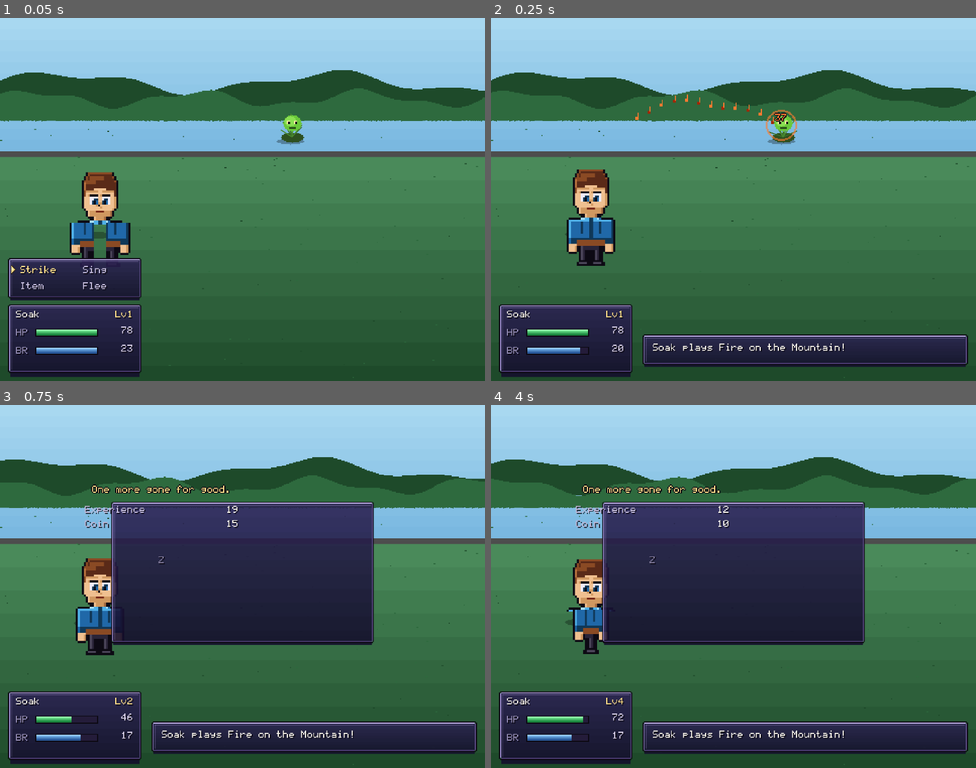
Above: before the commit, frames 1-4 (two rows, left to right).
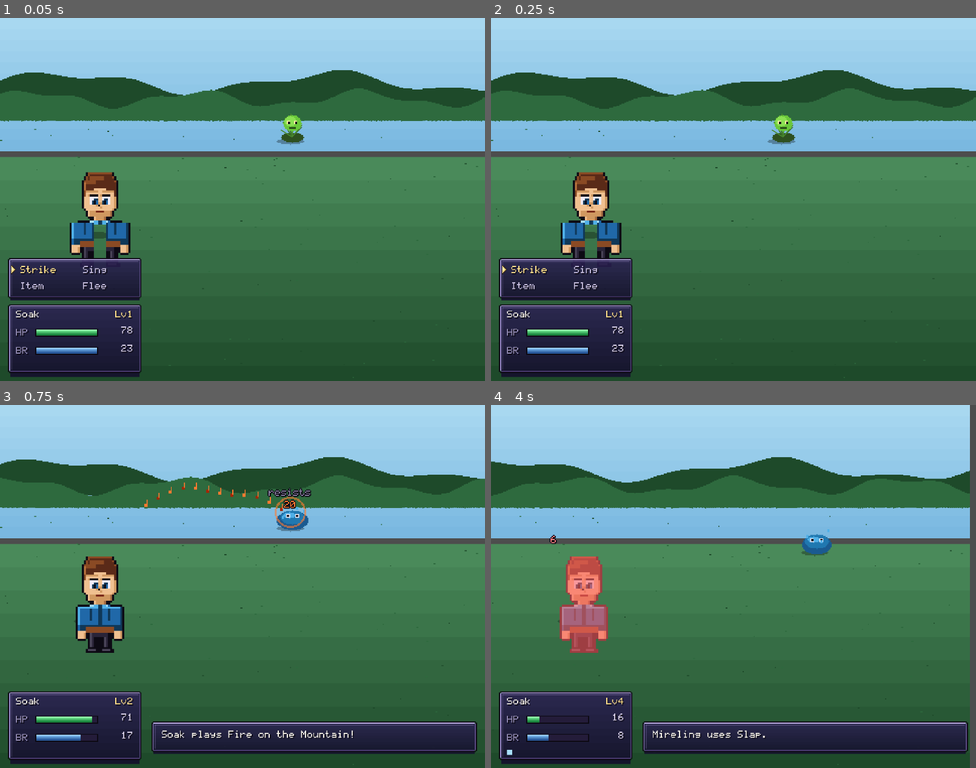
Above: after the commit, the same moments.

Repository: magent-cryptograss/godot-games
Game: Godot game, scene res://tests/TestPlaythrough.tscn
Same seed, same stepped clock (60 frames per second), same inputs: the game is played once before the commit and once after it. This scene is started directly instead of the project's main scene.
Inputs (mouse positions are in pixels of both pictures, inside the frame that each line leads up to):
- Up to frame 1 (0.05 s): no input
- Up to frame 2 (0.25 s): no input
- Up to frame 3 (0.75 s): tap Enter at 0.5 s; move the mouse to (349, 568) at 0.52 s; hold Right (move_right) from 0.53 s (still down); tap Z (ui_ok) at 0.6 s; click (349, 568) at 0.67 s
- Up to frame 4 (4 s): tap Space at 0.77, 1.52, 3.02, 3.77 s; move the mouse to (636, 604) at 1.27 s; release Right (move_right) at 1.28 s; hold Down (move_down) 1.28-2.03 s; tap Z (ui_ok) at 1.35, 2.3, 3.05, 3.8 s; move the mouse to (782, 506) at 2.02 s; hold Right (move_right) 2.03-2.78 s; tap Backspace at 2.1 s; move the mouse to (709, 659) at 2.77 s; hold Up (move_up) 2.78-3.53 s; tap Enter at 2.85 s; click (709, 659) at 2.92 s; move the mouse to (879, 640) at 3.52 s; hold Left (move_left) from 3.53 s (still down); tap Keypad Enter at 3.6 s

Frame 1 is identical in both runs. In frame 2, 11% of the frame differs, in the area x 0-100%, y 14-97%; in frame 3, 25%; in frame 4, 30%, in the area x 0-100%, y 0-100%.

Commit message:
Elemental matchups for creatures, charging for the player, and a real strike
Two systems, deliberately not symmetrical.

WEAKNESS AND RESISTANCE apply to creatures only. A song of the right element
lands half again as hard on the thing it beats and glances off the thing that
beats it. The player has no element to be weak to, so nothing a creature does
gets a bonus for matching -- the player's defence is knowing what to play.
Resistances are not written out by hand: each element resists whatever it is
strong against, which is the exact inverse of the weakness table, so the two
cannot drift apart when somebody edits one of them.

CHARGING applies to the player only. Being hit leaves you charged for a turn:
hit by plant or wind and your fire burns hotter; hit by water and your ice,
electric, plant and wind all come out stronger. The hit still lands in full --
the charge is what you get for having taken it. It lifts healing as well as
damage, so a water song after an electric hit mends more than it otherwise
would, and it is spent by taking your next action whatever that action is.

Both say so on screen. A number quietly changing by a factor of two and a half
between two fights is the sort of thing a player notices without being able to
name, and then stops trusting: a song that lands hard says "weak!", one that
glances says "resists", and a charged song is ringed in the list and announced
when it is played.

tests/TestElements.tscn writes out all sixteen stated rules independently and
compares them against the table, because a dictionary of strings will never fail
on its own no matter how wrong it is. It immediately found one: Discord was the
only creature in the game with no element at all, so nothing could ever land
hard on it or glance off it. An invisible outlier rather than a decision. It is
dark now, which suits a thing made of songs gone wrong.

And the plain strike is doubled, from 1.7 to 3.4. It was worth so much less than
a song that there was never a reason to choose it except to save breath, which
made the command a formality rather than a decision. The soak says this makes
the middle of the game easier -- the woods at level five went from 49 wins in 60
to 60 in 60 -- since a soak player strikes a great deal. Crag at level twenty is
now the hardest point in the game at 44 in 60.

Claude-Session: https://claude.ai/code/session_01LFNEyVminZWMVKgZdg8FGa

Diff:
--- a/songbound/scripts/Battle.gd
+++ b/songbound/scripts/Battle.gd
@@ -30,6 +30,11 @@
 var pops: Array = []
 var shake := 0.0
 var p_status := {}
+
+## Elements the player is charged with, from having been hit. Cleared once they
+## have taken their next action -- being hit twice before acting stacks up the
+## charges rather than replacing them.
+var charged := {}
 var p_flash := 0.0
 var p_shake := 0.0
 var fx := {}
@@ -70,6 +75,7 @@
 	target = 0
 	pending = {}
 	pops.clear()
+	charged.clear()
 	p_status.clear()
 	shake = 0.0
 	p_flash = 0.0
@@ -281,6 +287,7 @@
 # ------------------------------------------------------------ player moves --
 
 func do_strike(e: Dictionary) -> void:
+	charged.clear()
 	var crit := rng.randf() < 0.08
 	var d := Data.phys_damage(p_atk(), e_def(e), rng)
 	if crit:
@@ -302,10 +309,15 @@
 	p.br -= sd.cost
 	var el: Dictionary = Data.element(sd.elem)
 	var aff: int = p.affinity.get(sd.elem, 0)
+	# charged by having been hit: the song comes out stronger this once
+	var boost := Data.CHARGE_MUL if charged.has(sd.elem) else 1.0
+	if boost > 1.0:
+		set_msg("%s plays %s, charged!" % [p.name, sd.name])
 	Audio.play_song(sd.elem, Data.instrument(p.inst), str(sd.get("tune", "")))
 	fx = {"kind": "song", "elem": sd.elem, "t": 0.0, "target": sd.target, "idx": idx}
 	set_msg("%s plays %s!" % [p.name, sd.name])
 
+	charged.clear()
 	var hits: int = sd.get("hits", 1)
 	match sd.kind:
 		"dmg":
@@ -314,16 +326,24 @@
 			for e in targets:
 				if e == null:
 					continue
+				var eff := Data.elem_effect(str(sd.elem), str(e.get("elem", "")))
 				for i in hits:
 					var d := Data.song_damage(p_mus(), sd.pow, e_def(e), aff, rng)
+					d = maxi(1, roundi(float(d) * eff * boost))
 					hurt_enemy(e, d, Color(el.col))
 					total += d
+				# say so, or a number quietly changing by a factor of two and a
+				# half between fights reads as the game being unreliable
+				if eff > 1.0:
+					pop(e.x + 18, e.y - 4, "weak!", UI.COL_GOLD)
+				elif eff < 1.0:
+					pop(e.x + 18, e.y - 4, "resists", Color("#8880a0"))
 				if sd.has("status") and rng.randf() < sd.get("schance", 0.5):
 					apply_status(e, sd.status, false)
 			if sd.has("drain"):
 				heal_player(roundi(total * sd.drain))
 		"heal":
-			heal_player(Data.song_heal(p_mus(), sd.pow, aff))
+			heal_player(roundi(Data.song_heal(p_mus(), sd.pow, aff) * boost))
 			if sd.get("cure", false):
 				p_status = _keep_good(p_status)
 			if sd.has("status"):
@@ -360,6 +380,7 @@
 
 
 func do_item(id: String) -> void:
+	charged.clear()
 	var p := Game.player
 	if p.items.get(id, 0) <= 0:
 		Audio.sfx("error")
@@ -450,6 +471,9 @@
 		pop(e.x + 18, e.y + 8, "+%d" % h, UI.COL_GREEN)
 	if sk.has("status") and rng.randf() < sk.get("chance", 0.4):
 		apply_status(null, sk.status, true)
+	# what you get for having taken it. The damage above landed in full.
+	for elem in Data.charges_from(str(e.get("elem", ""))):
+		charged[elem] = true
 	Audio.sfx("hit")
 	advance(0.76)
 
@@ -880,6 +904,9 @@
 			if is_sel:
 				UI.cursor(self, LIST_X + 6, y - 1, t)
 			UI.rect(self, LIST_X + 16, y + 1, 5, 5, Color(el.col))
+			if charged.has(s.elem):
+				# a ring round the element dot: this one comes out stronger
+				UI.pring(self, LIST_X + 18, y + 3, 5.0 + sin(t * 7.0), UI.COL_GOLD)
 			var afford: bool = p.br >= s.cost
 			var label: String = s.name + (" +%d" % s.upgraded if s.upgraded > 0 else "")
 			PixelFont.draw(self, label, Vector2(LIST_X + 26, y),
--- a/songbound/scripts/Data.gd
+++ b/songbound/scripts/Data.gd
@@ -218,7 +218,7 @@
 		"skills": [{"name": "Drain", "pow": 1.0, "drain": 0.5}, {"name": "Dim", "pow": 0.6, "status": "weak", "chance": 0.4}]},
 	"gravehound":{"name": "Grave Hound", "art": "gravehound", "elem": "dark", "hp": 52, "atk": 14, "def": 8, "spd": 13, "xp": 30, "gold": 26,
 		"skills": [{"name": "Maul", "pow": 1.2}, {"name": "Howl", "pow": 0.5, "status": "weak", "chance": 0.5}]},
-	"discord":   {"name": "Discord", "art": "discord", "elem": "", "hp": 58, "atk": 13, "def": 10, "spd": 10, "xp": 34, "gold": 30,
+	"discord":   {"name": "Discord", "art": "discord", "elem": "dark", "hp": 58, "atk": 13, "def": 10, "spd": 10, "xp": 34, "gold": 30,
 		"skills": [{"name": "Wrong Note", "pow": 1.2}, {"name": "Screech", "pow": 1.0, "status": "stun", "chance": 0.25}]},
 	"bogwitch":  {"name": "Bog Witch", "art": "bogwitch", "elem": "plant", "hp": 62, "atk": 12, "def": 9, "spd": 9, "xp": 38, "gold": 40,
 		"skills": [{"name": "Hex", "pow": 1.1, "status": "poison", "chance": 0.4}, {"name": "Green Mend", "pow": 0.0, "heal": 0.4}]},
@@ -270,6 +270,67 @@
 	"thicket": {"tier": 6.4, "music": "field_wood", "bg": "wood", "rate": 0.064, "mobs": ["bogwitch", "gravehound", "discord", "thunderram", "sentinel"]},
 }
 
+# ------------------------------------------------------- elemental matchups --
+
+## What each element is weak to. Creatures only: a song of one of these lands
+## hard on a creature of that element.
+const WEAK := {
+	"fire":     ["water", "earth"],
+	"water":    ["ice", "electric"],
+	"earth":    ["water"],
+	"ice":      ["fire", "electric"],
+	"electric": ["earth", "wind"],
+	"plant":    ["fire", "dark"],
+	"wind":     ["earth"],
+	"dark":     ["fire", "electric"],
+}
+
+## How much a song is worth against a creature it beats, and against one that
+## beats it.
+const WEAK_MUL := 1.55
+const RESIST_MUL := 0.6
+
+## Every element resists whatever it is strong against, which is the inverse of
+## the table above. Derived rather than written out, so the two cannot drift
+## apart the next time somebody edits one of them.
+static func resists(elem: String, against: String) -> bool:
+	return WEAK.get(against, []).has(elem)
+
+
+## What a song of `attack` is worth against a creature of `target`.
+func elem_effect(attack: String, target: String) -> float:
+	if WEAK.get(target, []).has(attack):
+		return WEAK_MUL
+	if resists(target, attack):
+		return RESIST_MUL
+	return 1.0
+
+
+## Being hit by an element leaves the player charged with others for a turn.
+## Keyed by the element that gets the boost: fire is charged by plant or wind.
+const CHARGED_BY := {
+	"fire":     ["plant", "wind"],
+	"water":    ["electric", "ice"],
+	"earth":    ["plant"],
+	"ice":      ["water"],
+	"electric": ["water"],
+	"plant":    ["water", "earth"],
+	"wind":     ["water", "plant"],
+	"dark":     ["dark"],
+}
+
+## What a charged song is worth. It lifts healing as well as damage.
+const CHARGE_MUL := 1.5
+
+## Which elements a hit of this element leaves charged.
+func charges_from(hit_by: String) -> Array:
+	var out: Array = []
+	for elem in CHARGED_BY:
+		if CHARGED_BY[elem].has(hit_by):
+			out.append(elem)
+	return out
+
+
 # --------------------------------------------------------- the damage model --
 ## Defence gives diminishing returns rather than flat subtraction. With flat
 ## subtraction the same monster is lethal at level 3 and harmless at level 15,
@@ -281,8 +342,11 @@
 	var variance := 0.9 + (rng.randf() if rng else randf()) * 0.2
 	return maxi(1, roundi(power * (1.0 - def_val / (def_val + DEF_K)) * variance))
 
+## Striking. Doubled from 1.7: a plain hit was worth so much less than a song
+## that there was never a reason to choose it except to save breath, which made
+## the command a formality rather than a decision.
 func phys_damage(atk: float, def_val: float, rng: RandomNumberGenerator = null) -> int:
-	return mitigate(atk * 1.7, def_val, rng)
+	return mitigate(atk * 3.4, def_val, rng)
 
 ## Enemies hit for much less per swing than the player does, because there are
 ## usually two or three of them and they all swing every round. The first pass
--- /dev/null
+++ b/songbound/tests/TestElements.tscn
@@ -0,0 +1,6 @@
+[gd_scene load_steps=2 format=3 uid="uid://ctestelem00001"]
+
+[ext_resource type="Script" path="res://tests/test_elements.gd" id="1_telem"]
+
+[node name="TestElements" type="Node"]
+script = ExtResource("1_telem")
--- /dev/null
+++ b/songbound/tests/test_elements.gd
@@ -0,0 +1,124 @@
+extends Node
+## The elemental matchups, checked pair by pair against what was asked for.
+##
+## A rules table is exactly the kind of thing that looks right in the source and
+## is wrong in play, because nothing about a dictionary of strings will ever
+## fail on its own. Every line below is one of the stated rules written out
+## again independently, so a typo in the table shows up as a disagreement rather
+## than as a fight that feels slightly off.
+
+var failures := 0
+
+
+func _expect(cond: bool, what: String) -> void:
+	if cond:
+		print("  ok   %s" % what)
+	else:
+		print("  FAIL %s" % what)
+		failures += 1
+
+
+func _ready() -> void:
+	print("")
+	print("== elemental matchups ==")
+
+	# ---- weakness, as specified ------------------------------------------
+	var asked := {
+		"fire": ["water", "earth"],
+		"water": ["ice", "electric"],
+		"earth": ["water"],
+		"ice": ["fire", "electric"],
+		"electric": ["earth", "wind"],
+		"plant": ["fire", "dark"],
+		"wind": ["earth"],
+		"dark": ["fire", "electric"],
+	}
+	var wrong: Array = []
+	for elem in asked:
+		var got: Array = Data.WEAK.get(elem, [])
+		var want: Array = asked[elem]
+		if got.size() != want.size():
+			wrong.append("%s: %s not %s" % [elem, str(got), str(want)])
+			continue
+		for w in want:
+			if not got.has(w):
+				wrong.append("%s is not weak to %s" % [elem, w])
+	_expect(wrong.is_empty(), "every weakness is as asked (%s)" % str(wrong))
+	_expect(Data.WEAK.size() == 8, "all eight elements have a weakness row (%d)" % Data.WEAK.size())
+
+	# ---- resistance is the exact inverse ----------------------------------
+	var bad: Array = []
+	for a in Data.ELEMENTS:
+		for b in Data.ELEMENTS:
+			var strong_against: bool = Data.WEAK.get(b.id, []).has(a.id)
+			if Data.resists(a.id, b.id) != strong_against:
+				bad.append("%s vs %s" % [a.id, b.id])
+	_expect(bad.is_empty(), "everything resists what it beats, and only that (%s)" % str(bad))
+
+	# nothing should beat itself or resist itself
+	var selfish: Array = []
+	for e in Data.ELEMENTS:
+		if Data.WEAK.get(e.id, []).has(e.id) or Data.resists(e.id, e.id):
+			selfish.append(str(e.id))
+	_expect(selfish.is_empty(), "no element beats or resists itself (%s)" % str(selfish))
+
+	# ---- and the multiplier follows the table -----------------------------
+	_expect(Data.elem_effect("water", "fire") > 1.0, "water lands hard on fire")
+	_expect(Data.elem_effect("fire", "water") < 1.0, "fire glances off water")
+	_expect(is_equal_approx(Data.elem_effect("fire", "wind"), 1.0),
+		"an unrelated pair is neither (%0.2f)" % Data.elem_effect("fire", "wind"))
+	_expect(Data.elem_effect("fire", "plant") > 1.0 and Data.elem_effect("dark", "plant") > 1.0,
+		"plant is beaten by both of the two that beat it")
+
+	# ---- charging, as specified -------------------------------------------
+	var charge_asked := {
+		"fire": ["plant", "wind"],
+		"water": ["electric", "ice"],
+		"earth": ["plant"],
+		"ice": ["water"],
+		"electric": ["water"],
+		"plant": ["water", "earth"],
+		"wind": ["water", "plant"],
+		"dark": ["dark"],
+	}
+	var cwrong: Array = []
+	for elem in charge_asked:
+		var got: Array = Data.CHARGED_BY.get(elem, [])
+		var want: Array = charge_asked[elem]
+		if got.size() != want.size():
+			cwrong.append("%s: %s not %s" % [elem, str(got), str(want)])
+			continue
+		for w in want:
+			if not got.has(w):
+				cwrong.append("%s is not charged by %s" % [elem, w])
+	_expect(cwrong.is_empty(), "every charge is as asked (%s)" % str(cwrong))
+
+	# read the other way round: a hit of water should charge four things
+	var from_water := Data.charges_from("water")
+	from_water.sort()
+	_expect(str(from_water) == '["electric", "ice", "plant", "wind"]',
+		"a water hit charges ice, electric, plant and wind (%s)" % str(from_water))
+	var from_dark := Data.charges_from("dark")
+	_expect(str(from_dark) == '["dark"]', "a dark hit charges only dark (%s)" % str(from_dark))
+	_expect(Data.charges_from("fire").is_empty(),
+		"a fire hit charges nothing (%s)" % str(Data.charges_from("fire")))
+
+	# charging is deliberately not the same shape as weakness -- water charges
+	# ice and electric even though it is not weak to either
+	_expect(Data.CHARGED_BY["water"].has("ice") and not Data.WEAK["ice"].has("water"),
+		"a charge can come from an element you are not weak to")
+
+	# ---- every creature has an element the tables know about ---------------
+	var unknown: Array = []
+	for id in Data.BESTIARY:
+		var elem := str(Data.BESTIARY[id].get("elem", ""))
+		if not Data.WEAK.has(elem):
+			unknown.append("%s (%s)" % [id, elem])
+	_expect(unknown.is_empty(), "every creature has a known element (%s)" % str(unknown))
+
+	print("")
+	if failures > 0:
+		print("FAILURES: %d" % failures)
+	else:
+		print("ELEMENTS PASSED")
+	get_tree().quit(1 if failures > 0 else 0)
Not shown, added: songbound/tests/shot_town.gd.uid
